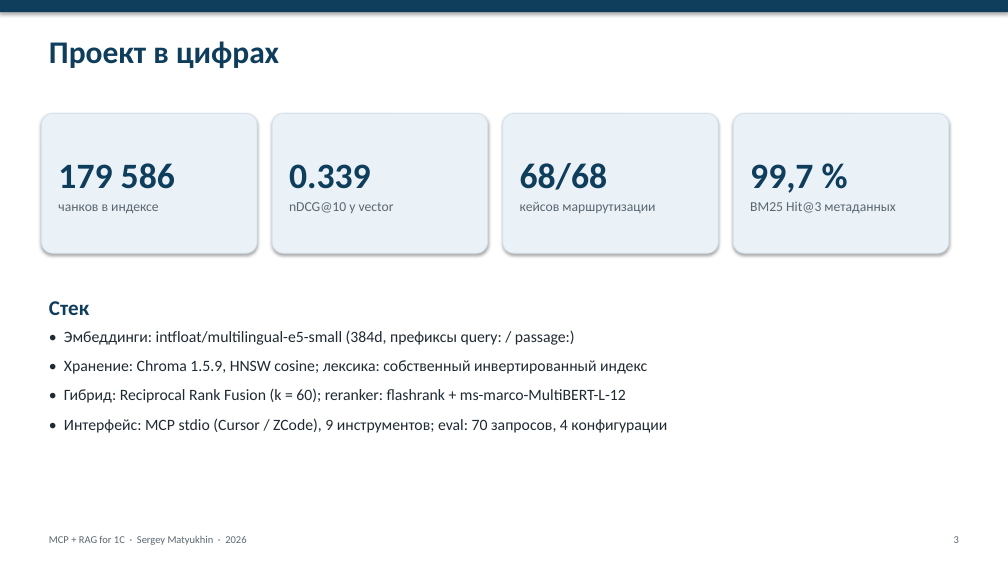
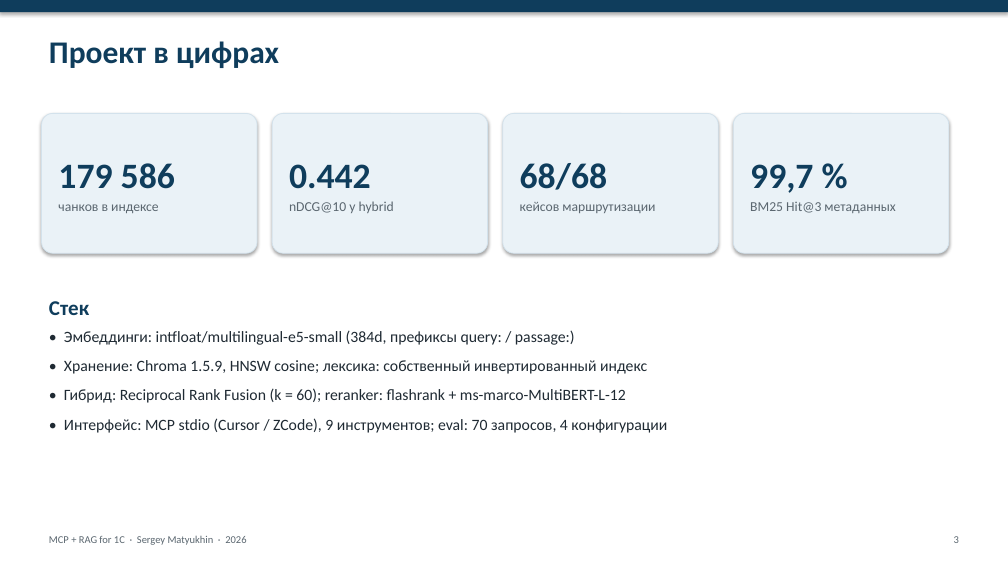
Before and after one commit to Smaturus/1c-mcp-rag-search, a slide deck: slide 3 of docs/presentation/1c-mcp-rag-search-slides.pptx. Drawn at 1008x567 pixels with LibreOffice and Linux fonts; fonts in the diff are those of the drawing. Boxes give left, top, right and bottom in pixels: in the first picture for what was removed or moved away, otherwise in the second. Text is boxed around its words. In the diff, an @@ line names an element or a change of style, - is before the commit and + after.

```diff
--- a/docs/presentation/1c-mcp-rag-search-slides.pptx
+++ b/docs/presentation/1c-mcp-rag-search-slides.pptx
@@ text in rounded rectangle at (289,164,394,213): text changed @@
-0.339
-nDCG@10 у vector
+0.442
+nDCG@10 у hybrid
```
Also in this commit, not shown: 5 other slides changed, 36 other files.
